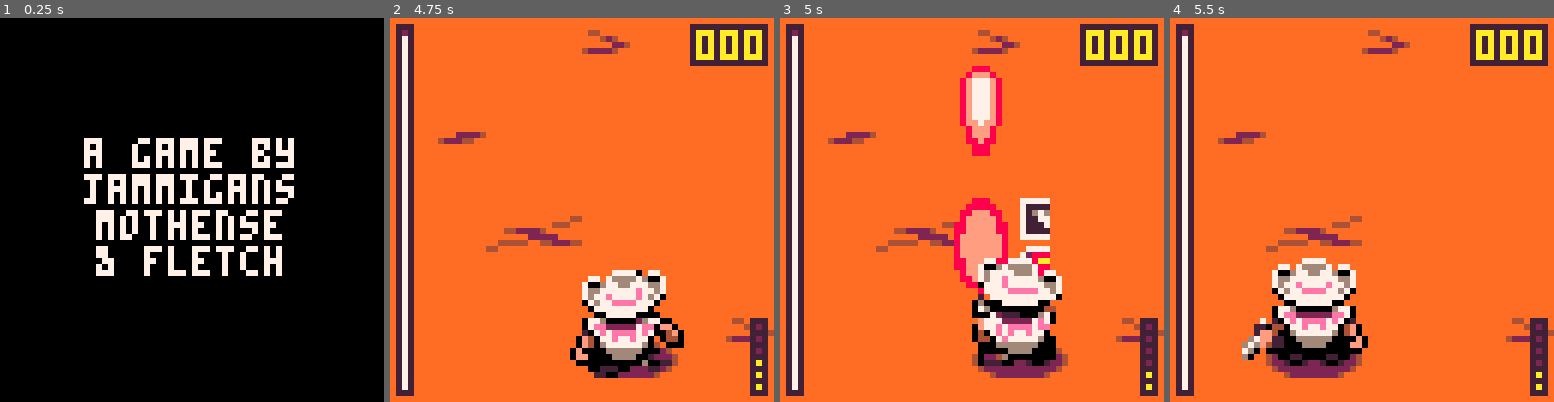
Above: before the commit, frames 1-4 (left to right).
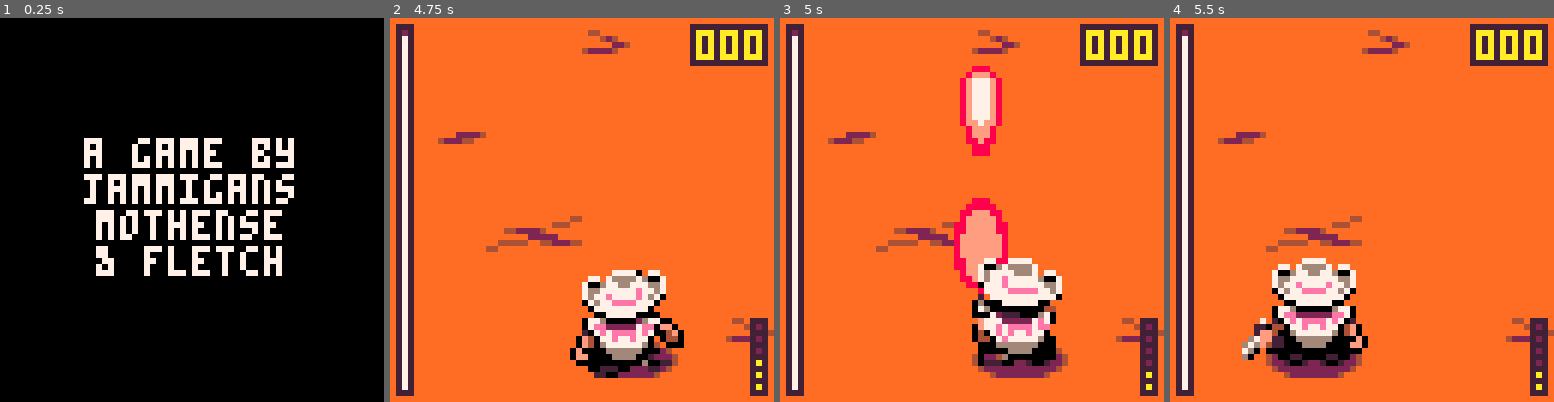
Above: after the commit, the same moments.

Repository: david-fletcher/lowrezjam2023
Game: PICO-8 cartridge lowrezjam2023.p8
Same seed, same stepped clock (60 frames per second), same inputs: the game is played once before the commit and once after it.
Inputs:
- Up to frame 1 (0.25 s): no input
- Up to frame 2 (4.75 s): tap X (X key) at 0.33, 1.07, 1.85, 2.97, 4.08 s; tap O (Z key) at 0.7, 1.7, 2.1, 2.5, 2.9, 3.3, 3.7, 4.1, 4.5 s; hold Right 1.6-2.1 s; hold Up 2.15-2.42 s; hold Right 2.47-3.03 s; hold Left 3.08-3.58 s; hold Down 3.63-3.97 s; hold Right 4.02-4.68 s; hold Up from 4.73 s (still down)
- Up to frame 3 (5 s): keep holding Up; tap O (Z key) at 4.9 s
- Up to frame 4 (5.5 s): release Up at 5.03 s; hold Left from 5.08 s (still down); tap X (X key) at 5.2 s; tap O (Z key) at 5.3 s

Frames 1-2 are identical in both runs. In frame 3, 1.2% of the frame differs, in the area x 62-71%, y 46-68%; in frame 4, nothing differs.

Commit message:
Change muzzle flash frame 2 to render with sspr

Diff:
--- a/lowrezjam2023.p8
+++ b/lowrezjam2023.p8
@@ -559,7 +559,7 @@
   if (self.shooting >= 0.75 * dur) then
    spr(4, self.x-6, self.y-11, 2, 2)
   elseif (self.shooting >= 0.65 * dur) then
-   spr(6, self.x-3, self.y-12, 2, 2)
+   sspr(48,0,9,16,self.x-3,self.y-12,9,16)
   elseif (self.shooting >= 0.5 * dur) then
    circfill(self.x+1, self.y, 3, 8)
   end
